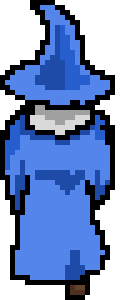
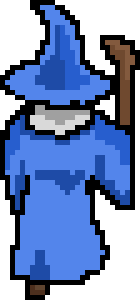
The second 140×300 image is a revision of the first. Changes to its layers:
hid group "wizardWalkingLFF" (3 layers) over [25, 35, 115, 300]
showed group "wizardShootingRFF" (3 layers) over [25, 35, 140, 300]
added layer "wizardShape copy 8" in group "wizardShootingRFF" over [25, 35, 140, 300]
